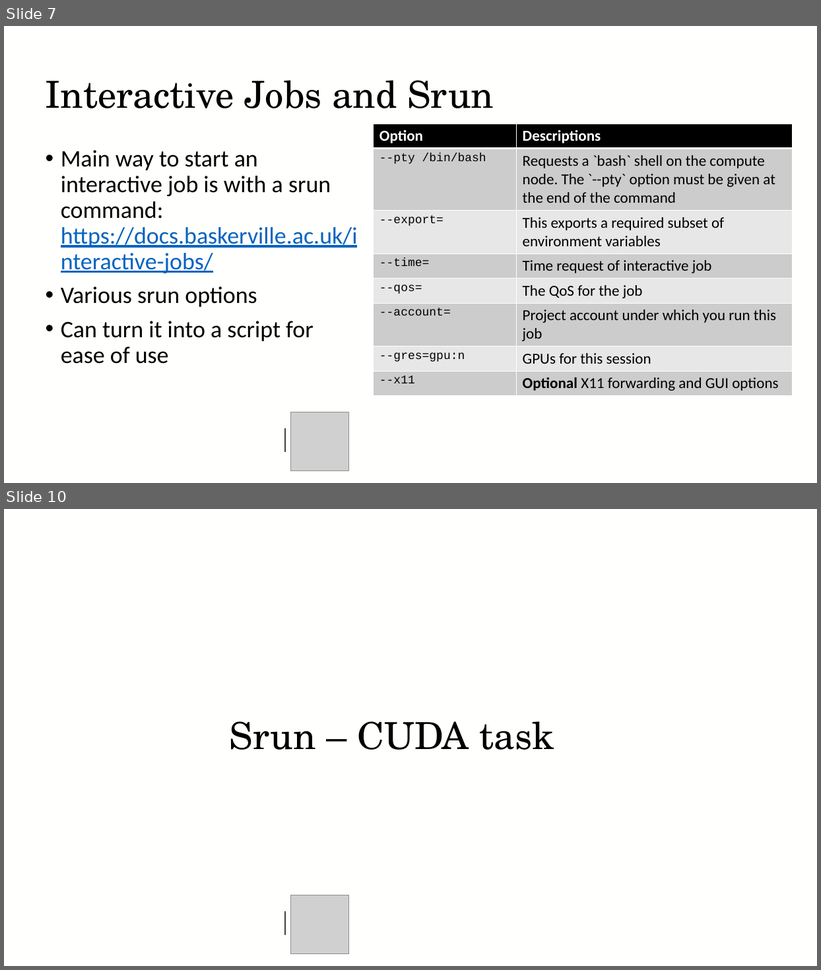
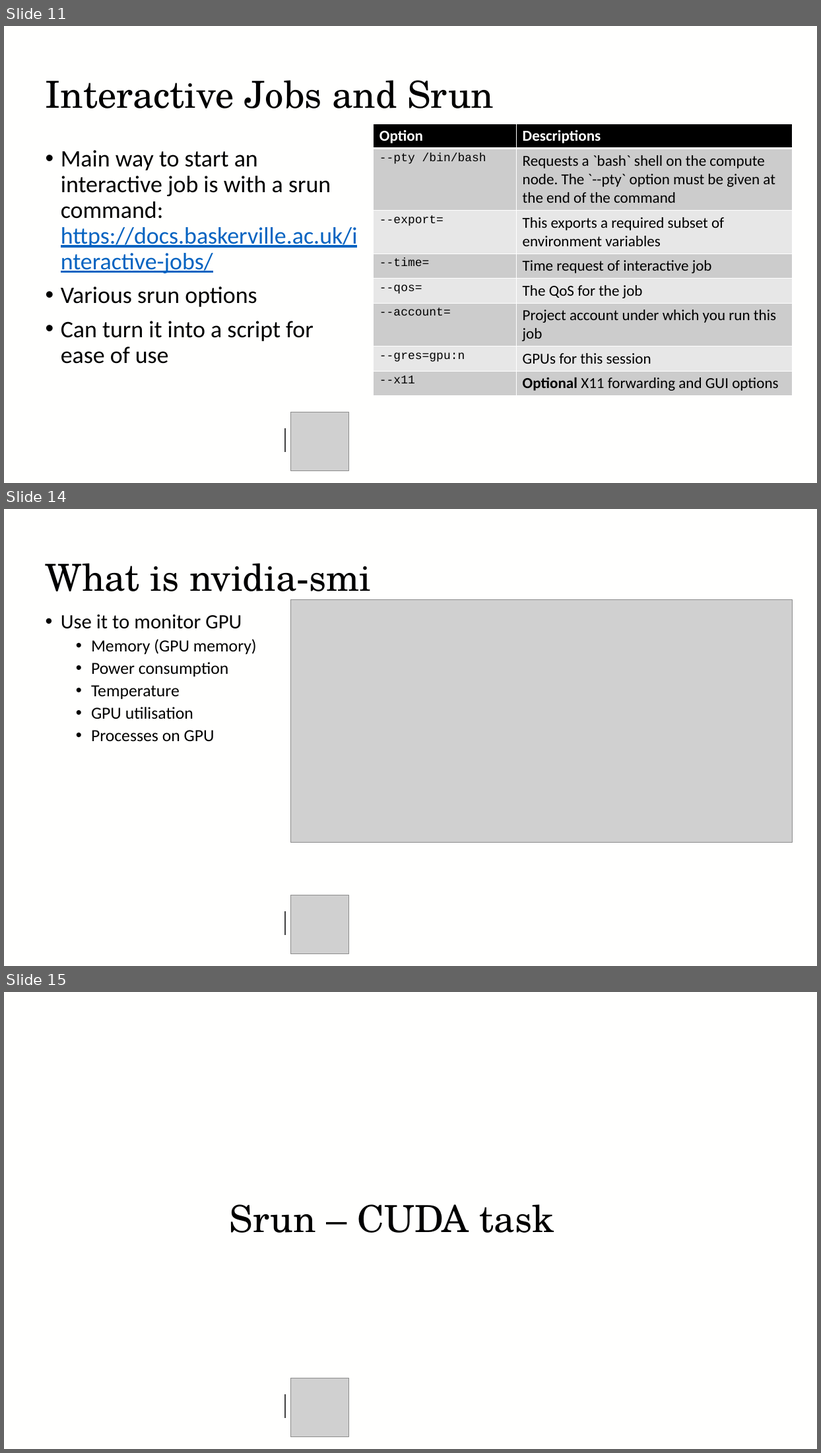
Before and after one commit to baskerville-hpc/2025-01-16-RFI-DLS-training, a slide deck: Interactive_jobs/Baskerville-Interactive-jobs.pptx. Shown one above the other, each under a label of ours: slides 7 and 10 before the commit, slides 11, 14 and 15 after it; the slides between them are not shown. The pictures are 821x970 and 821x1453 pixels, drawn with LibreOffice and Linux fonts; fonts in the diff are those of the drawing; grey boxes stand for pictures; background and template pictures are left out. Boxes give left, top, right and bottom in pixels: in the first picture for what was removed or moved away, otherwise in the second. Text is boxed around its words. In the diff, an @@ line names an element or a change of style, - is before the commit and + after.

```diff
--- a/Interactive_jobs/Baskerville-Interactive-jobs.pptx
+++ b/Interactive_jobs/Baskerville-Interactive-jobs.pptx
@@ slide 14 added at (x1=4, y1=509, x2=817, y2=966), background #FFFFFE @@
@@ title added at (x1=46, y1=563, x2=371, y2=602), 44 pt, text #000000 @@
+What is nvidia-smi
@@ picture added at (x1=290, y1=600, x2=792, y2=843) @@
@@ text added at (x1=61, y1=615, x2=257, y2=742), 20 pt, text #000000 @@
+• Use it to monitor GPU
+  • Memory (GPU memory)
+  • Power consumption
+  • Temperature
+  • GPU utilisation
+  • Processes on GPU
@@ picture added at (x1=290, y1=896, x2=349, y2=955) @@
@@ line added from (285, 912) to (285, 935), #404040 1 pt @@
@@ what was slide 7 is now slide 11 @@
@@ what was slide 10 is now slide 15 @@
```
Also in this commit, not shown: 5 slides changed, 18 other slides added.
